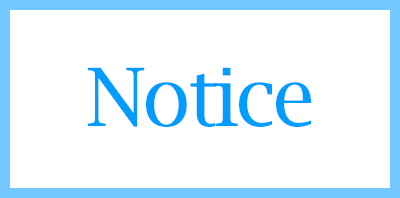
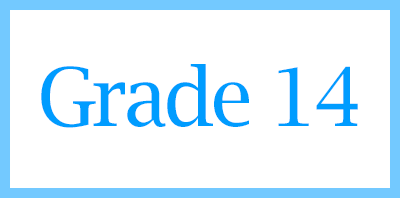
Two versions of the same layered image (400px x 198px). Layer-by-layer changes:
renamed "Notice" to "Grade 14", painted on it over [left=41, top=64, right=358, bottom=128]
